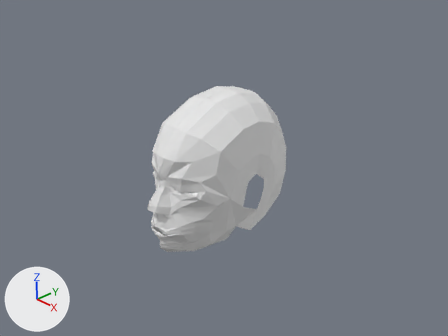
The Blender file justin.blend as it was, and as the next commit left it.
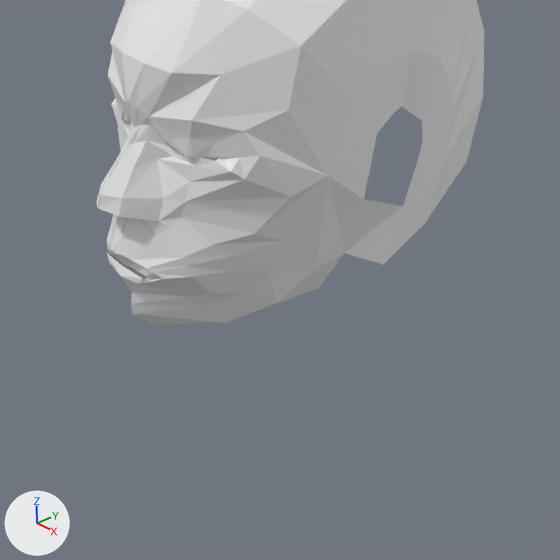
Old and new are each drawn from the file's camera 'Camera' and again close up on the part from 25% to 70% of the width and 40% to 100% of the height. Arrows for +X, +Y and +Z are at lower left; the lights stay in place.
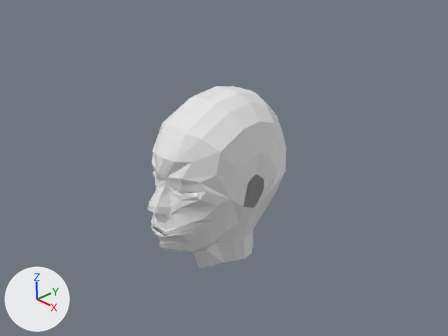
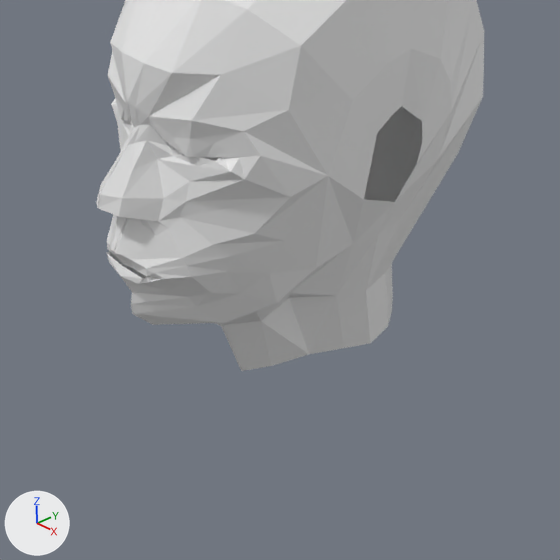
Commit message: Head is completely modeled down to the neck

Boxes (x1, y1, x2, y2) around the edits, measured in the close-ups (560 x 560 px):
'Plane', reshaped: before (96, 0, 484, 325); after (96, 0, 484, 371)
part 1 of me_plane, built on: before (202, 34, 484, 322); after (202, 34, 484, 371)

The change in detail:
me_plane is used by ob_plane; location (0.0, -1.47, 0.17); rotation (1.571, 0.0, 0.0), in degrees (90, 0, 0).
me_plane had 167 vertices, 136 faces and spanned x -0.06..1.26, y -1.73..2.18, z -3.62..0.48.
me_plane now has 190 vertices, 156 faces, 1 loose edge and spans x -0.06..1.26, y -2.68..2.18, z -3.62..0.48.
Part 1, on me_plane:
10 vertices move from x 0.38..1.26, y -1.67..-0.3, z -3.44..-0.95 to x 0.44..1.19, y -1.64..-0.37, z -3.44..-0.8.
23 vertices are added at x -0.06..0.91, y -2.68..-1.47, z -2.67..-0.75.
1 loose edge is added.
20 new faces join them.
